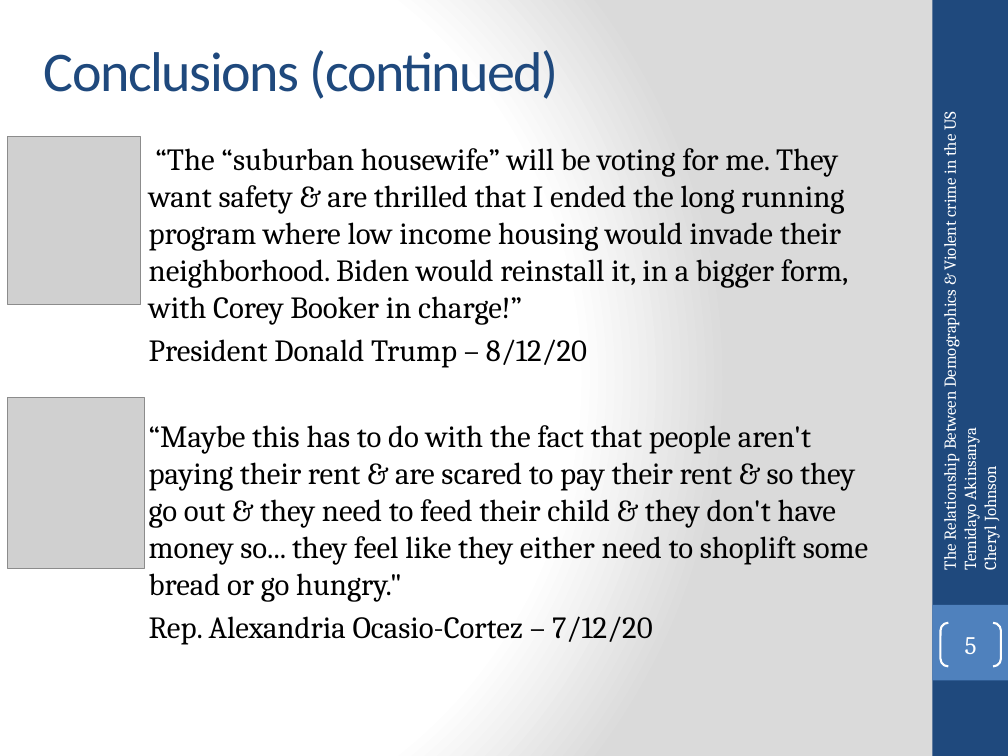
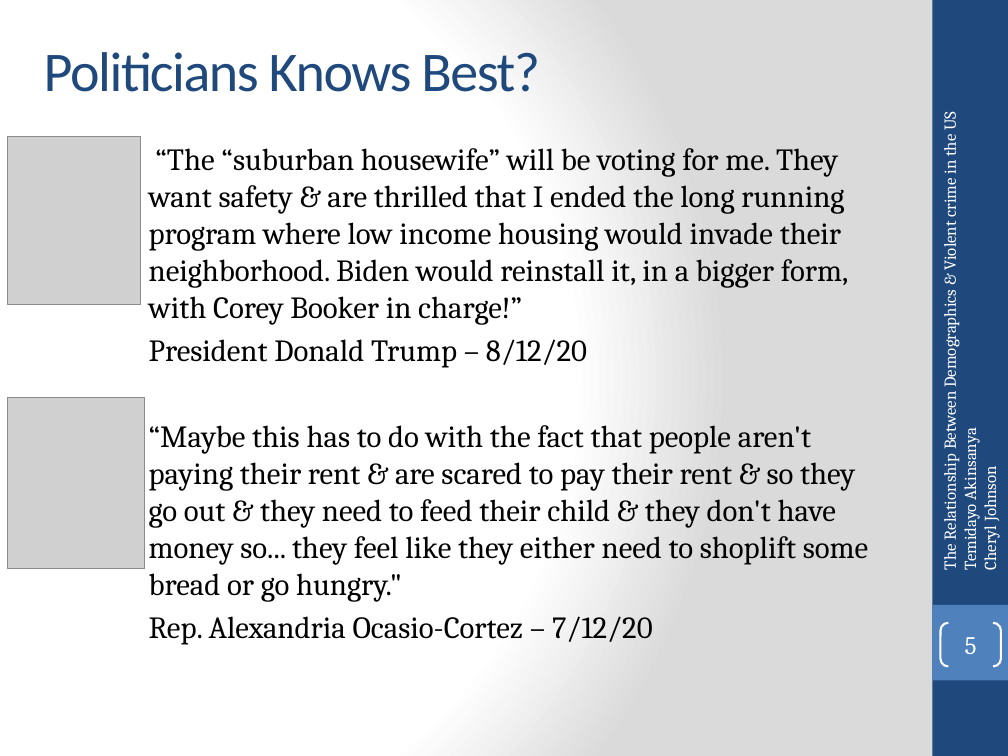
Before and after one commit to temidayo1234/National_ViolentCrime_Analysis, a slide deck: slide 5 of Data Analytics Bootcamp Project 1.pptx. Drawn at 1008x756 pixels with LibreOffice and Linux fonts; fonts in the diff are those of the drawing; grey boxes stand for pictures. Boxes give left, top, right and bottom in pixels: in the first picture for what was removed or moved away, otherwise in the second. Text is boxed around its words. In the diff, an @@ line names an element or a change of style, - is before the commit and + after.

Commit message:
Changed title on slide 5 for ppt

```diff
--- a/Data Analytics Bootcamp Project 1.pptx
+++ b/Data Analytics Bootcamp Project 1.pptx
@@ title at (44, 52, 540, 92): text changed @@
-Conclusions (continued)
+Politicians Knows Best?
```
